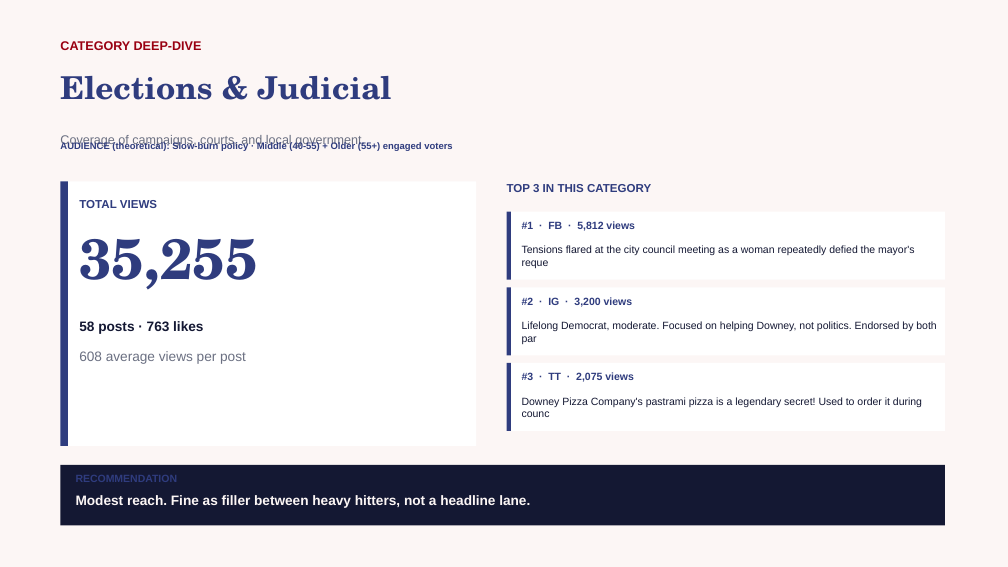
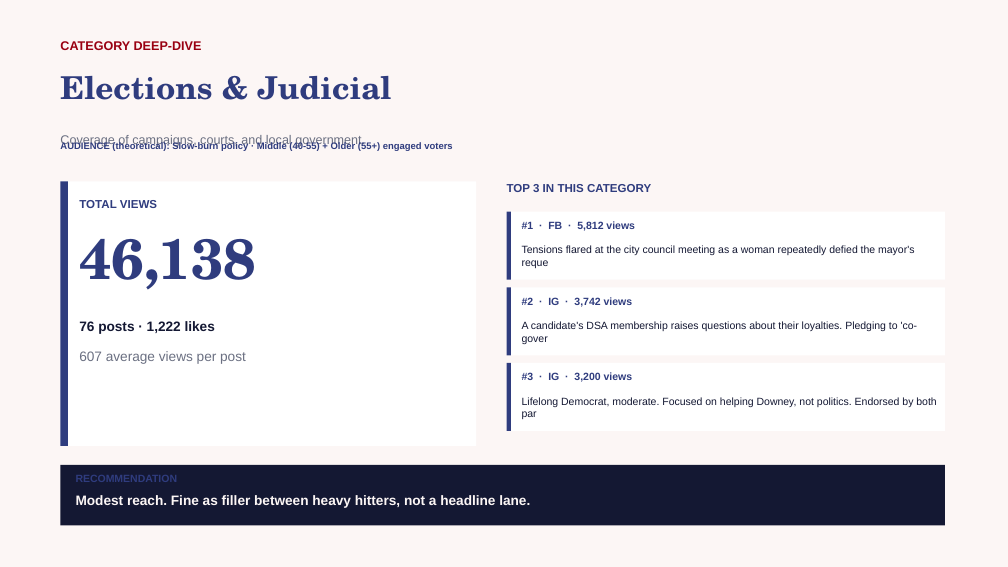
Before and after one commit to zvmmer/talking-downey-kpis, a slide deck: slide 13 of SPONSOR_CONTENT_REPORT.pptx (slide 14 before the commit). Drawn at 1008x567 pixels with LibreOffice and Linux fonts; fonts in the diff are those of the drawing. Boxes give left, top, right and bottom in pixels: in the first picture for what was removed or moved away, otherwise in the second. Text is boxed around its words. In the diff, an @@ line names an element or a change of style, - is before the commit and + after.

```diff
--- a/SPONSOR_CONTENT_REPORT.pptx
+++ b/SPONSOR_CONTENT_REPORT.pptx
@@ text at bbox=[79, 239, 256, 290]: text changed @@
-35,255
+46,138
@@ text at bbox=[522, 297, 633, 307]: text changed @@
-#2 · IG · 3,200 views
+#2 · IG · 3,742 views
@@ text at bbox=[79, 321, 215, 334]: text changed @@
-58 posts · 763 likes
+76 posts · 1,222 likes
@@ text added at bbox=[522, 321, 918, 344], 10 pt, text #141833 @@
+A candidate's DSA membership raises questions about their loyalties. Pledging to 'co-gover
@@ text at bbox=[79, 351, 246, 364]: text changed @@
-608 average views per post
+607 average views per post
@@ text at bbox=[522, 372, 633, 382]: text changed @@
-#3 · TT · 2,075 views
+#3 · IG · 3,200 views
@@ text "Lifelong Democrat, moderate. Focused on ...": place and size @@
-text "Lifelong Democrat, moderate. Focused on ..." at bbox=[522, 321, 936, 344]
+text "Lifelong Democrat, moderate. Focused on ..." at bbox=[522, 397, 936, 419]
@@ text removed at bbox=[522, 397, 922, 417] @@
-Downey Pizza Company's pastrami pizza is a legendary secret! Used to order it during counc
```
Also in this commit, not shown: 11 other slides changed, 13 other files.
